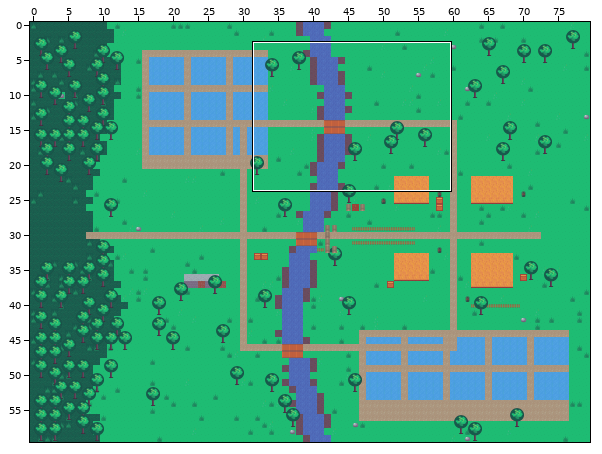
Tiled map (JSON): themes/vietnam/maps/river-village.tmj. Above, an overview of the earlier version with the close-up marked.
Close-up. Earlier state:
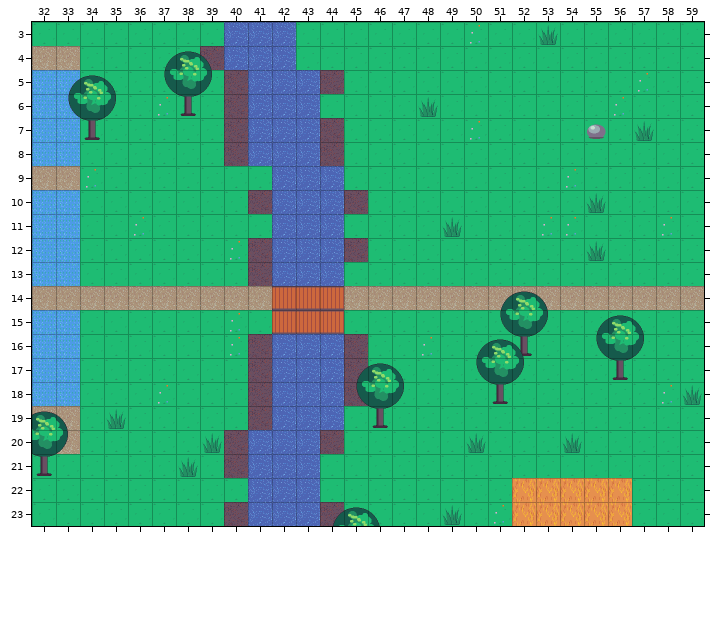
Cells are 48x48 px. Shown: x 32..59, y 3..23. The commit also changed other parts of the map, which this record leaves out. Tiles whose own drawing changed are shown in their newer look in all pictures.
Now the later version:
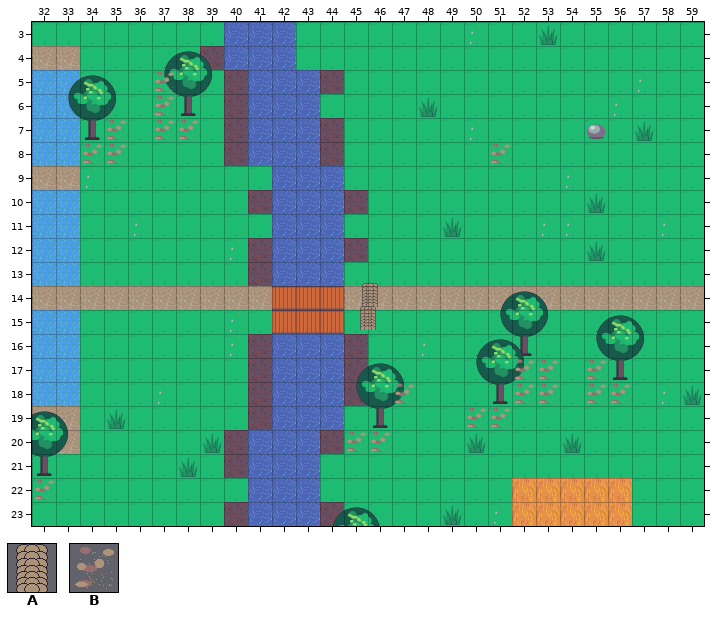
Key: from "sandbags": A 0 "tile", B 1.
_ is an empty cell.
Objects are placed by their top-left corner, in cells (3,4 is the top-left corner of cell 3,4); size is 1x1 cell unless given.
Changes in this commit:
{"where": "layer \"sandbags\""}
{"now": "A \"tile\" at 45.6,13.9"}
{"now": "A \"tile\" at 45.5,14.8"}
{"where": "layer \"roofs\""}
{"y":5,"x":37,"old":"_","new":"B"}
{"y":6,"x":37,"old":"_","new":"B"}
{"y":7,"x":35,"old":"_","new":"B"}
{"y":7,"x":37,"old":"__","new":"BB"}
{"y":8,"x":34,"old":"__","new":"BB"}
{"y":8,"x":51,"old":"_","new":"B"}
{"y":17,"x":52,"old":"__","new":"BB"}
{"y":17,"x":55,"old":"_","new":"B"}
{"y":18,"x":47,"old":"_","new":"B"}
{"y":18,"x":52,"old":"__","new":"BB"}
{"y":18,"x":55,"old":"__","new":"BB"}
{"y":19,"x":50,"old":"__","new":"BB"}
{"y":20,"x":45,"old":"__","new":"BB"}
{"y":22,"x":32,"old":"_","new":"B"}
